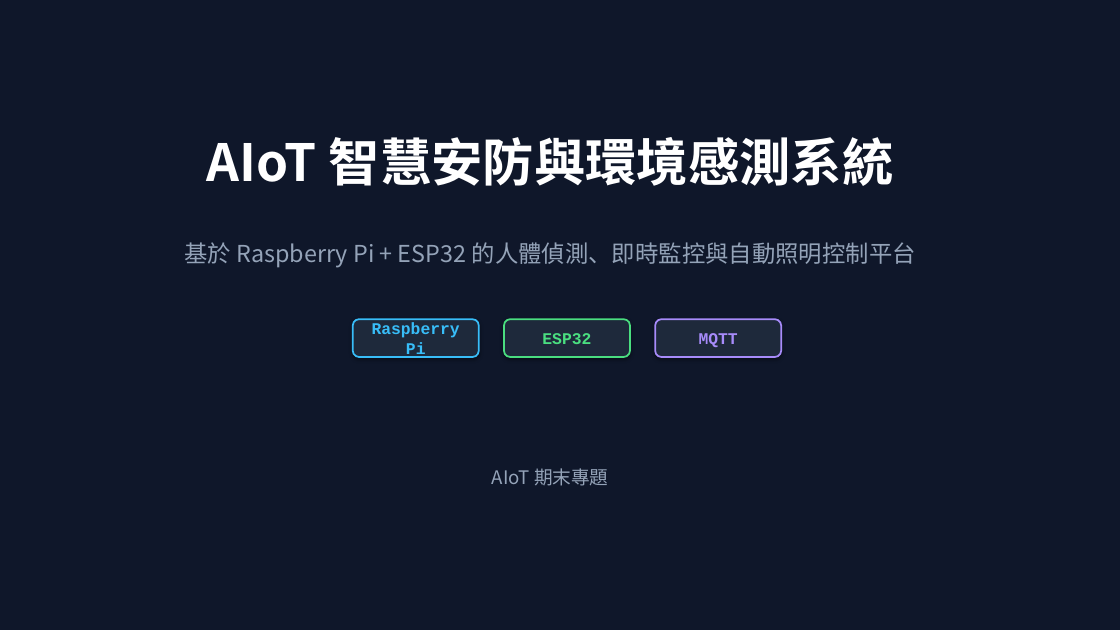
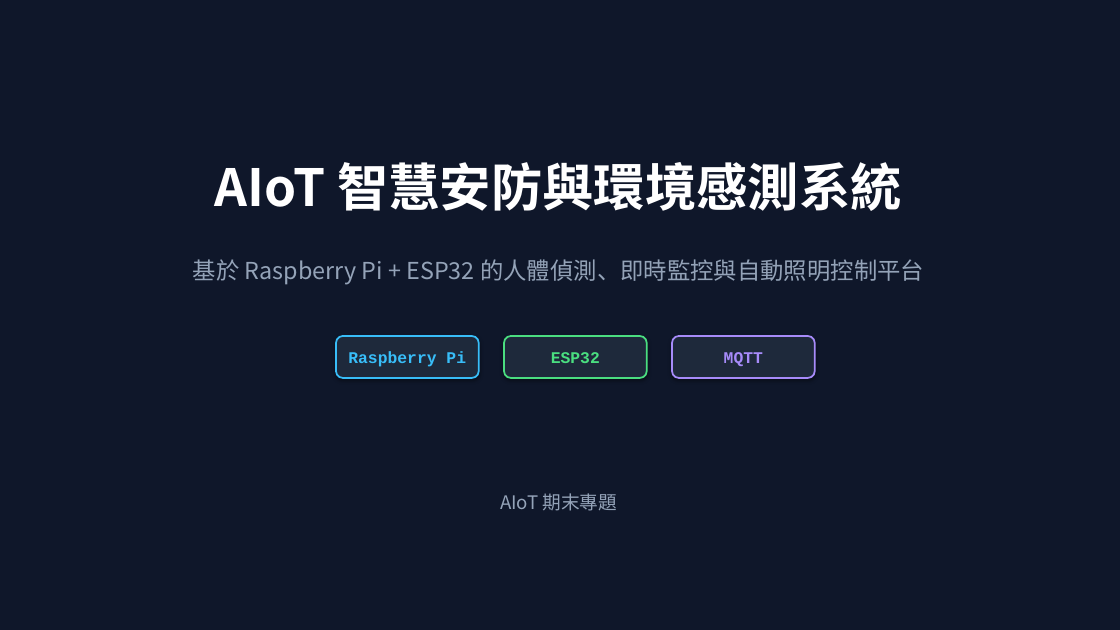
Before and after one commit to Chuck-Huang-yung/AIoT-Security-System, a slide deck: slide 1 of AIoT_期末專題報告.pptx. Drawn at 1120x630 pixels with LibreOffice and Linux fonts; fonts in the diff are those of the drawing. Boxes give left, top, right and bottom in pixels: in the first picture for what was removed or moved away, otherwise in the second. Text is boxed around its words. In the diff, an @@ line names an element or a change of style, - is before the commit and + after.

```diff
--- a/AIoT_期末專題報告.pptx
+++ b/AIoT_期末專題報告.pptx
@@ text "AIoT 智慧安防與環境感測系統" moved from (x1=206, y1=137, x2=894, y2=186) to (x1=215, y1=162, x2=902, y2=211) @@
@@ text "基於 Raspberry Pi + ESP32 ..." moved from (x1=184, y1=242, x2=916, y2=268) to (x1=193, y1=259, x2=924, y2=285) @@
@@ rounded rectangle "Raspberry Pi" resized from (x1=353, y1=319, x2=479, y2=357) to (x1=336, y1=336, x2=479, y2=378) @@
@@ rounded rectangle "ESP32" resized from (x1=504, y1=319, x2=630, y2=357) to (x1=504, y1=336, x2=647, y2=378) @@
@@ rounded rectangle "MQTT" resized from (x1=655, y1=319, x2=781, y2=357) to (x1=672, y1=336, x2=815, y2=378) @@
@@ text "AIoT 期末專題" moved from (x1=492, y1=468, x2=608, y2=486) to (x1=500, y1=493, x2=616, y2=511) @@
```
Also in this commit, not shown: 15 other slides changed, 2 other files.
